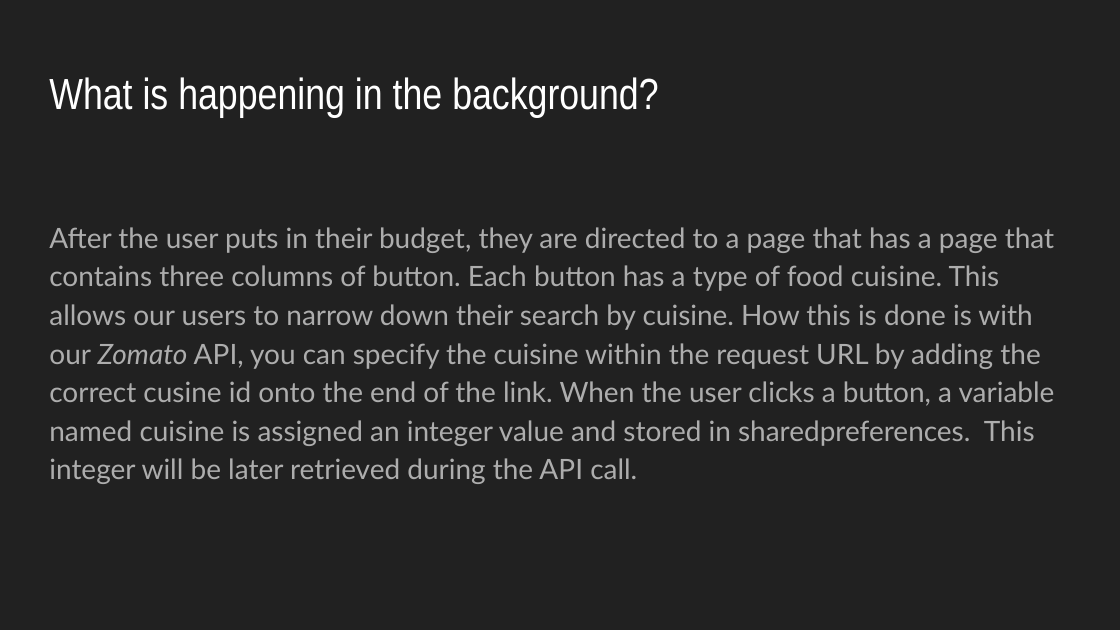
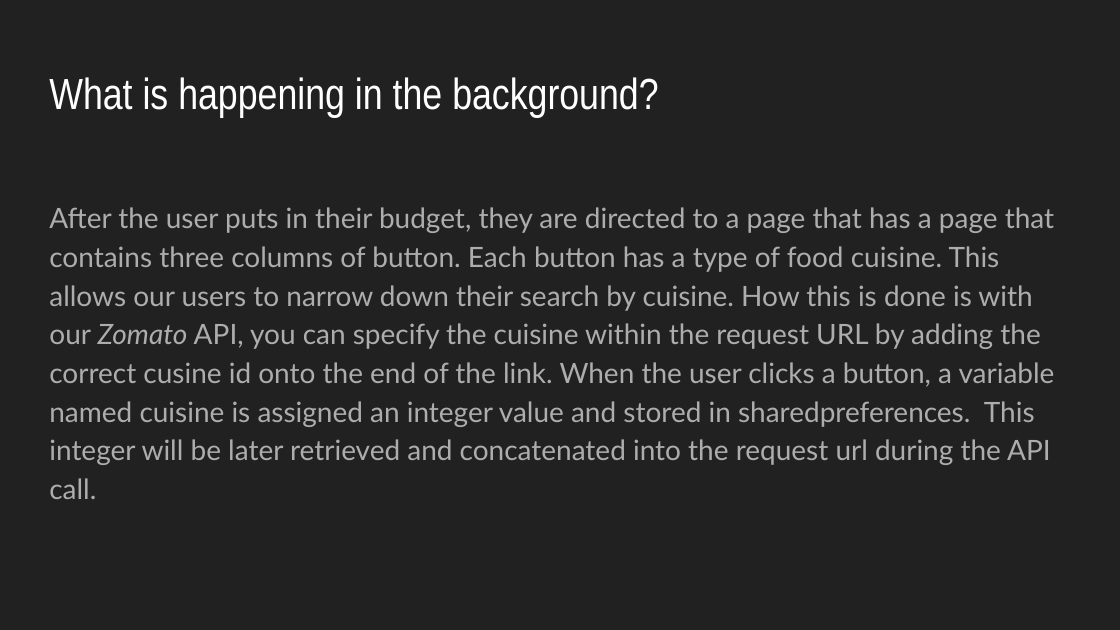
Before and after one commit to davidabadi/cheapskate, a slide deck: slide 8 of ProjectArchitecture.pptx. Drawn at 1120x630 pixels with LibreOffice and Linux fonts; fonts in the diff are those of the drawing. Boxes give left, top, right and bottom in pixels: in the first picture for what was removed or moved away, otherwise in the second. Text is boxed around its words. In the diff, an @@ line names an element or a change of style, - is before the commit and + after.

```diff
--- a/ProjectArchitecture.pptx
+++ b/ProjectArchitecture.pptx
@@ text at (x1=49, y1=207, x2=1055, y2=499): text changed @@
-After the user puts in their budget, they are directed to a page that has a page that contains three columns of button. Each button has a type of food cuisine. This allows our users to narrow down their search by cuisine. How this is done is with our Zomato API, you can specify the cuisine within the request URL by adding the correct cusine id onto the end of the link. When the user clicks a button, a variable named cuisine is assigned an integer value and stored in sharedpreferences. This integer will be later retrieved during the API call.
+After the user puts in their budget, they are directed to a page that has a page that contains three columns of button. Each button has a type of food cuisine. This allows our users to narrow down their search by cuisine. How this is done is with our Zomato API, you can specify the cuisine within the request URL by adding the correct cusine id onto the end of the link. When the user clicks a button, a variable named cuisine is assigned an integer value and stored in sharedpreferences. This integer will be later retrieved and concatenated into the request url during the API call.
```
Also in this commit, not shown: 4 other slides changed.
